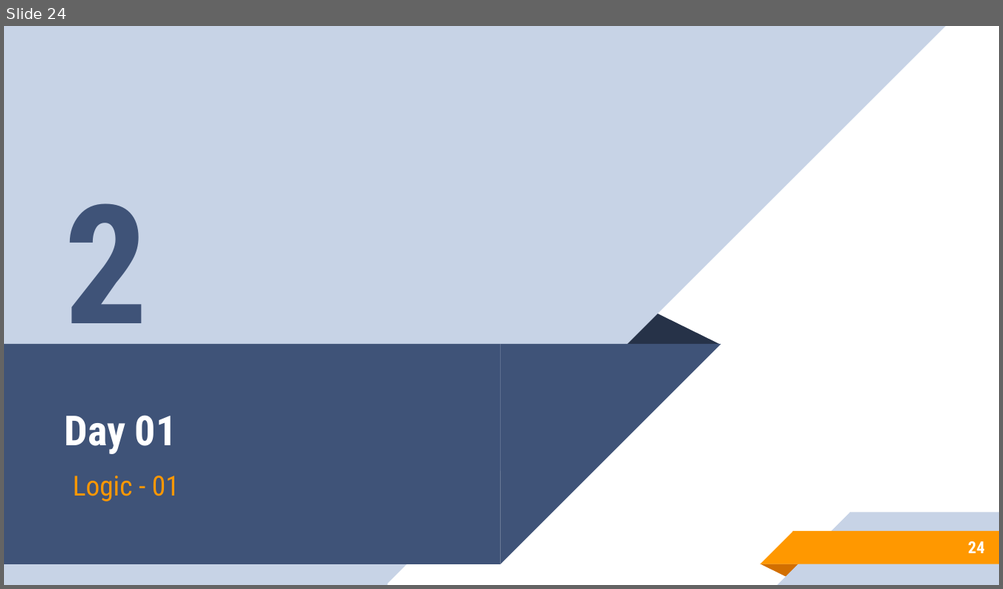
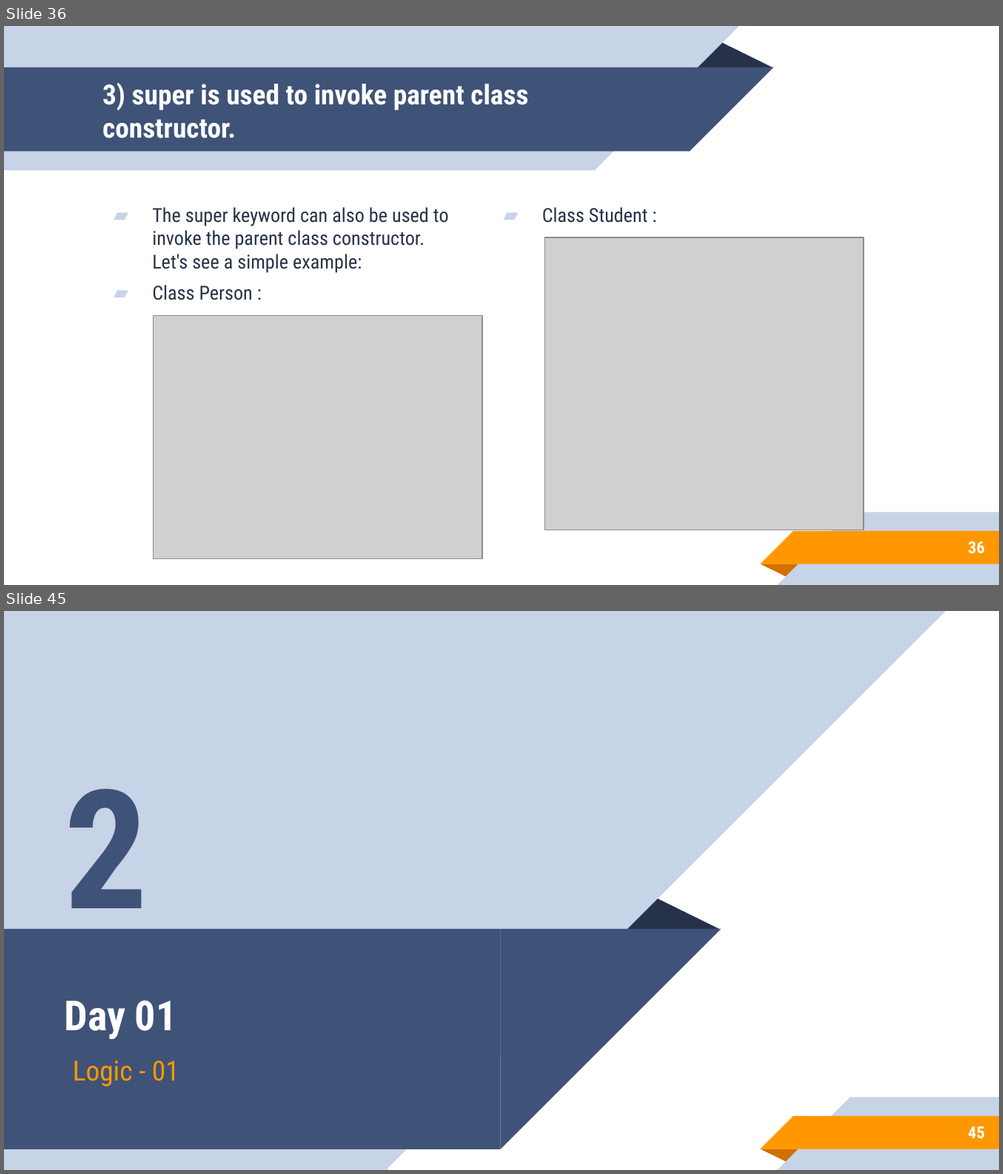
Before and after one commit to aronipurwanto/materi-xa, a slide deck: java/java-logic/Slide-Java-Logic-06.pptx. Shown one above the other, each under a label of ours: slide 24 before the commit, slides 36 and 45 after it; the slides between them are not shown. The pictures are 1003x589 and 1003x1174 pixels, drawn with LibreOffice and Linux fonts; fonts in the diff are those of the drawing; grey boxes stand for pictures. Boxes give left, top, right and bottom in pixels: in the first picture for what was removed or moved away, otherwise in the second. Text is boxed around its words. In the diff, an @@ line names an element or a change of style, - is before the commit and + after.

```diff
--- a/java/java-logic/Slide-Java-Logic-06.pptx
+++ b/java/java-logic/Slide-Java-Logic-06.pptx
@@ slide 36 added at (4,26,999,585), background #FFFFFF; not listed: 5 template elements that a slide beside it also shows @@
@@ group added at (4,26,773,170): 2 rectangles, 2 right triangles, 1 triangle @@
@@ title added at (102,83,528,138), 20 pt, text #FFFFFF, bold @@
+3) super is used to invoke parent class constructor.
@@ text added at (152,207,449,301), 14 pt, text #263248 @@
+▰ The super keyword can also be used to invoke the parent class constructor. Let's see a simple example:
+▰ Class Person :
@@ text added at (542,207,648,223), 14 pt, text #263248 @@
+▰ Class Student :
@@ picture added at (544,238,863,530) @@
@@ picture added at (153,315,482,559) @@
@@ page number added at (967,542,984,554), 12 pt, text #FFFFFF, bold @@
+36
@@ what was slide 24 is now slide 45 @@
@@ page number at (967,1127,984,1139): text changed @@
-24
+45
```
Also in this commit, not shown: 16 slides changed, 41 other slides added, 19 slides removed, 36 other files.
